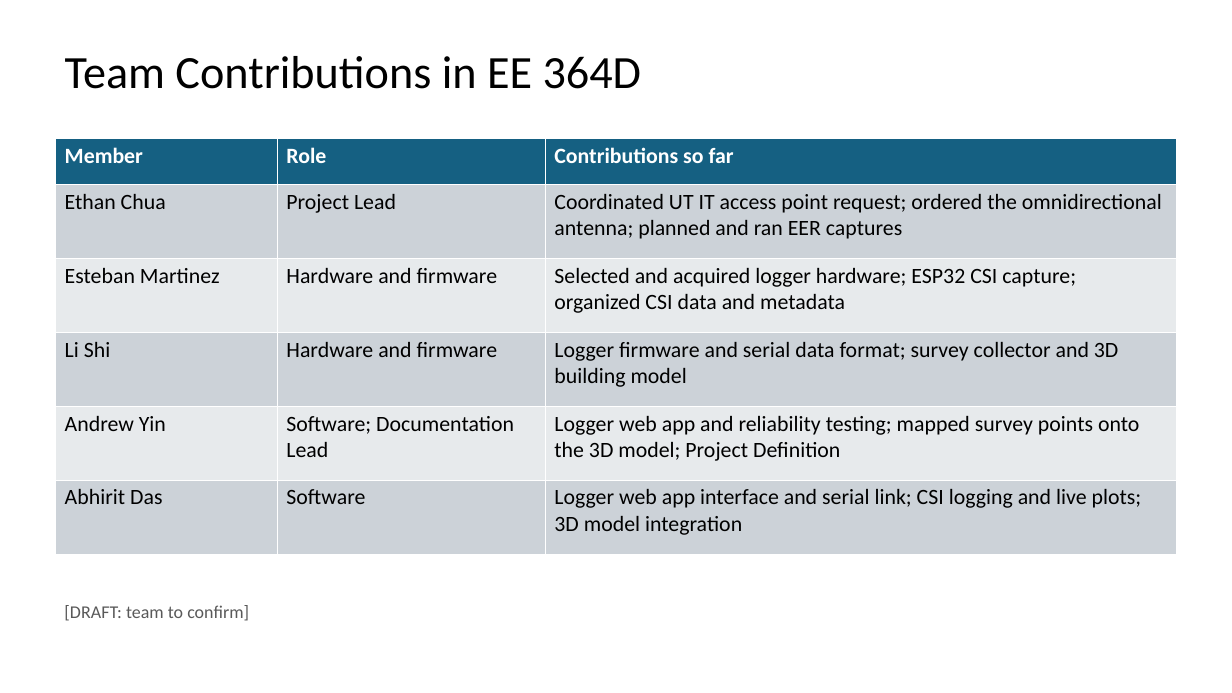
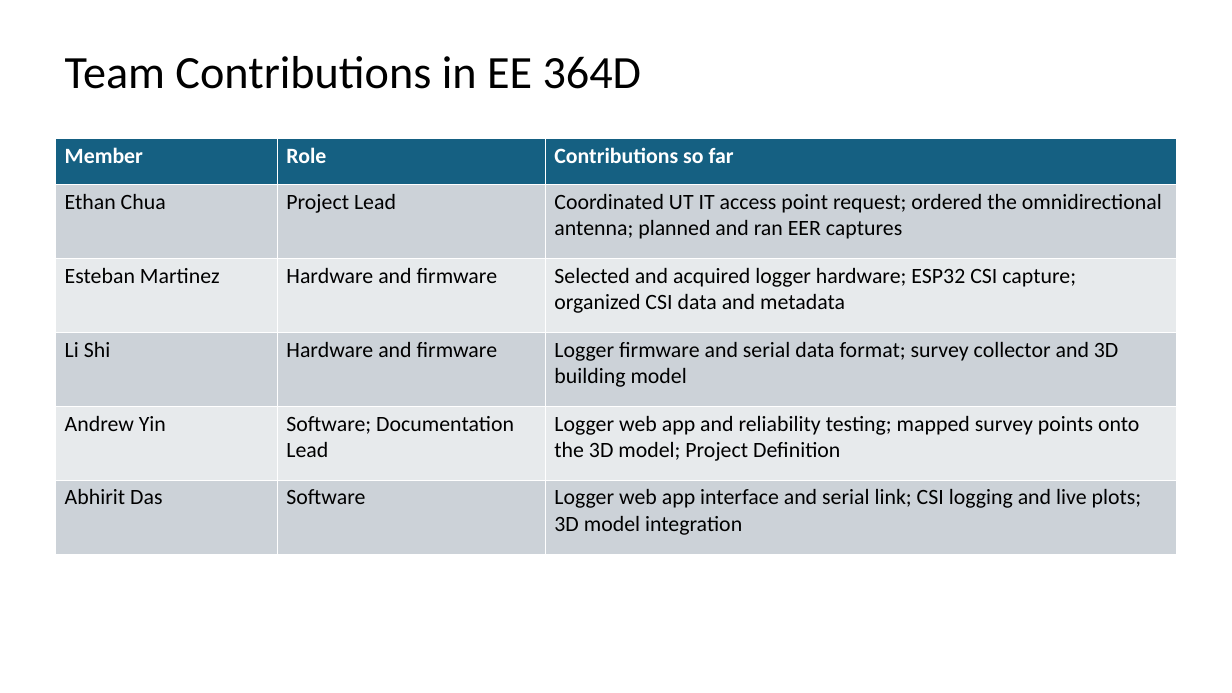
Before and after one commit to lishi321/BevoTag, a slide deck: slide 20 of docs/oral-design-review/BevoTag-Design-Review.pptx. Drawn at 1232x693 pixels with LibreOffice and Linux fonts; fonts in the diff are those of the drawing. Boxes give left, top, right and bottom in pixels: in the first picture for what was removed or moved away, otherwise in the second. Text is boxed around its words. In the diff, an @@ line names an element or a change of style, - is before the commit and + after.

```diff
--- a/docs/oral-design-review/BevoTag-Design-Review.pptx
+++ b/docs/oral-design-review/BevoTag-Design-Review.pptx
@@ text removed at (x1=64, y1=605, x2=249, y2=621) @@
-[DRAFT: team to confirm]
```
Also in this commit, not shown: 1 other slide changed, 2 other files.
